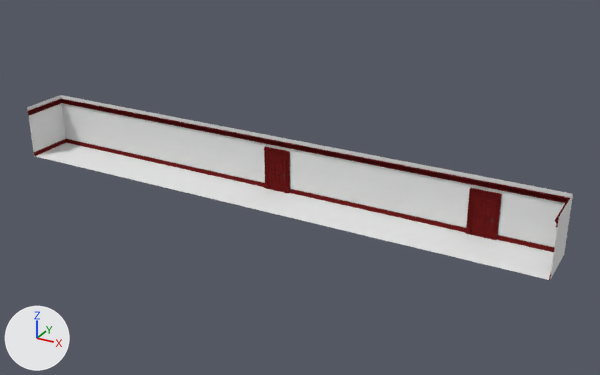
Before and after pictures for a commit that changed the Blender file Assets/models/hall01/walls_and_floors02i.blend.
Before and after are seen from a 50 mm camera at (61.8, -101.0, 53.8) aimed at (5.1, 1.9, 2.3). The axes (+X, +Y, +Z) are drawn at lower left. The lights are the same throughout.

The older version as bpy lines, for what is in view:
```python
ob_door02 = bpy.data.objects.new('door02', me_plane_013)
ob_door02.parent = ob_doorway02
ob_door02.location = (36.47, 4.0, 3.177)
ob_door02.rotation_euler = (1.571, 0.0, 0.0)  # degrees (90, 0, 0)
ob_door02.scale = (1.55, 3.1, 0.999)
ob_doorway02 = bpy.data.objects.new('doorway02', me_plane_004)
ob_doorway02.location = (33.4, 3.7, 3.5)
ob_doorway02.rotation_euler = (1.571, 0.0, 0.0)  # degrees (90, 0, 0)
ob_doorway02.scale = (2.25, 3.5, 1.0)
ob_floor = bpy.data.objects.new('floor', me_plane_002)
ob_floor.location = (0.0, 0.0, 0.0)
ob_floor.scale = (45.0, 4.0, 1.0)
ob_wall_e = bpy.data.objects.new('wall_e', me_plane_009)
ob_wall_e.location = (45.0, 0.0, 4.5)
ob_wall_e.rotation_euler = (1.571, 0.0, -1.571)  # degrees (90, 0, -90)
ob_wall_e.scale = (4.0, 4.5, 1.0)
ob_wall_n = bpy.data.objects.new('wall_n', me_plane)
ob_wall_n.location = (0.0, 4.0, 4.5)
ob_wall_n.rotation_euler = (1.571, 0.0, 0.0)  # degrees (90, 0, 0)
ob_wall_n.scale = (45.0, 4.5, 1.0)
ob_wall_w = bpy.data.objects.new('wall_w', me_plane_003)
ob_wall_w.location = (-45.0, 0.0, 4.5)
ob_wall_w.rotation_euler = (1.571, 0.0, 1.571)  # degrees (90, 0, 90)
ob_wall_w.scale = (4.0, 4.5, 1.0)
# also in view: 'wall_bottom_trim.000' at (0.0, 3.9, 0.3); 'wall_top_trim' at (0.0, 3.8, 8.0); 'door01' at (-0.1, 4.0, 3.2)
```
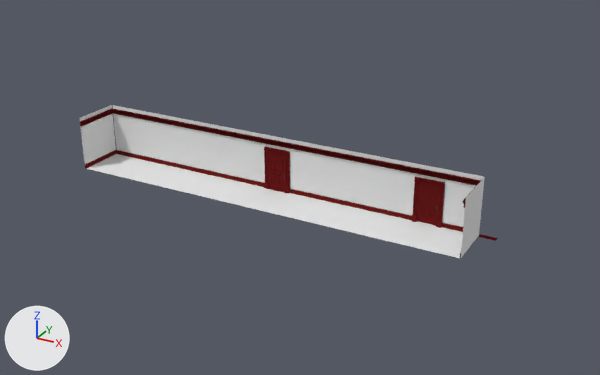
Pixel boxes [x1, y1, x2, y2] of what changed, in the pictures (600 x 375 px):
'wall_n', rescaled (27% narrower, 20% shorter)
    before: [61, 95, 573, 248]
    after: [113, 105, 484, 227]
'floor', rescaled (27% narrower, 24% shorter)
    before: [36, 143, 554, 280]
    after: [86, 154, 463, 258]
'wall_top_trim', rescaled (27% narrower, 27% shorter)
    before: [61, 99, 568, 203]
    after: [112, 109, 481, 185]
'wall_w', moved
    before: [27, 95, 66, 152]
    after: [80, 105, 116, 164]
'wall_bottom_trim.000', rescaled (29% narrower, 27% shorter)
    before: [66, 139, 555, 252]
    after: [116, 150, 463, 232]
'wall_e', moved
    before: [550, 195, 573, 280]
    after: [461, 177, 485, 258]
'door02', moved
    before: [471, 194, 496, 238]
    after: [417, 182, 440, 225]
'doorway02', moved
    before: [465, 188, 502, 240]
    after: [412, 177, 445, 228]
'wall_top_trim.003', moved
    before: [28, 99, 61, 115]
    after: [80, 109, 113, 126]
'wall_bottom_trim.003', moved
    before: [34, 139, 66, 156]
    after: [85, 150, 116, 168]
'wall_top_trim.002', moved
    before: [555, 198, 570, 227]
    after: [462, 182, 480, 208]

Edits to the bpy script that builds the scene:
```text
Change ob_doorway02:
    ob_doorway02.location: (33.4, 3.7, 3.5) -> (25.3, 3.7, 3.5)
Change ob_wall_w:
    ob_wall_w.location: (-45.0, 0.0, 4.5) -> (-33.2, 0.0, 4.5)
Change ob_wall_e:
    ob_wall_e.location: (45.0, 0.0, 4.5) -> (33.1, 0.0, 4.5)
Change ob_wall_n:
    ob_wall_n.scale: (45.0, 4.5, 1.0) -> (33.0, 4.5, 1.0)
Change ob_floor:
    ob_floor.scale: (45.0, 4.0, 1.0) -> (33.0, 4.0, 1.0)
```
